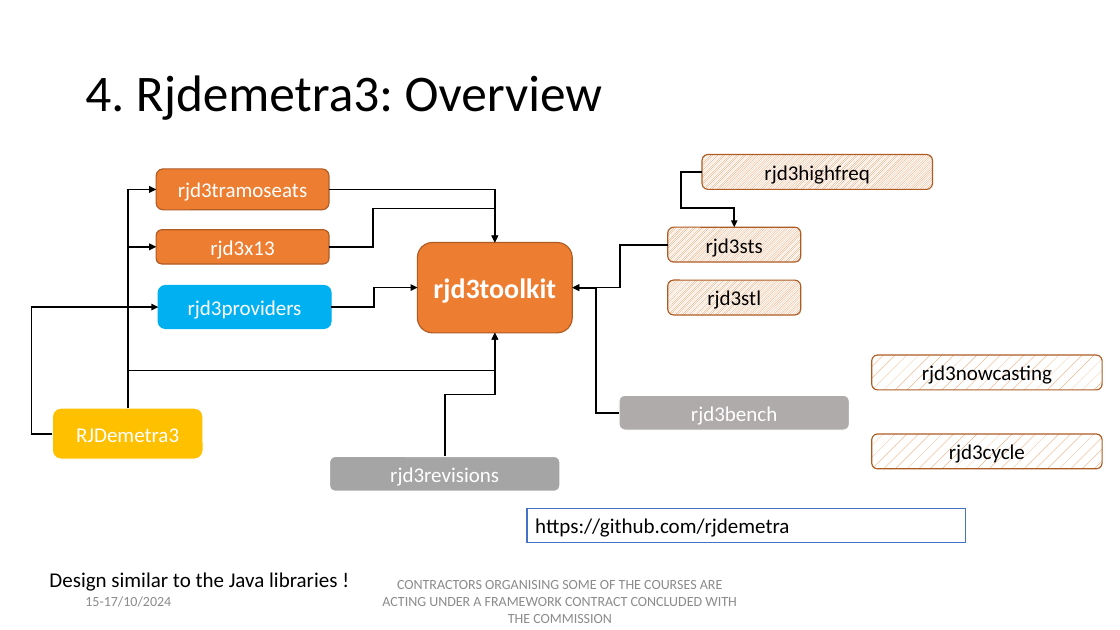
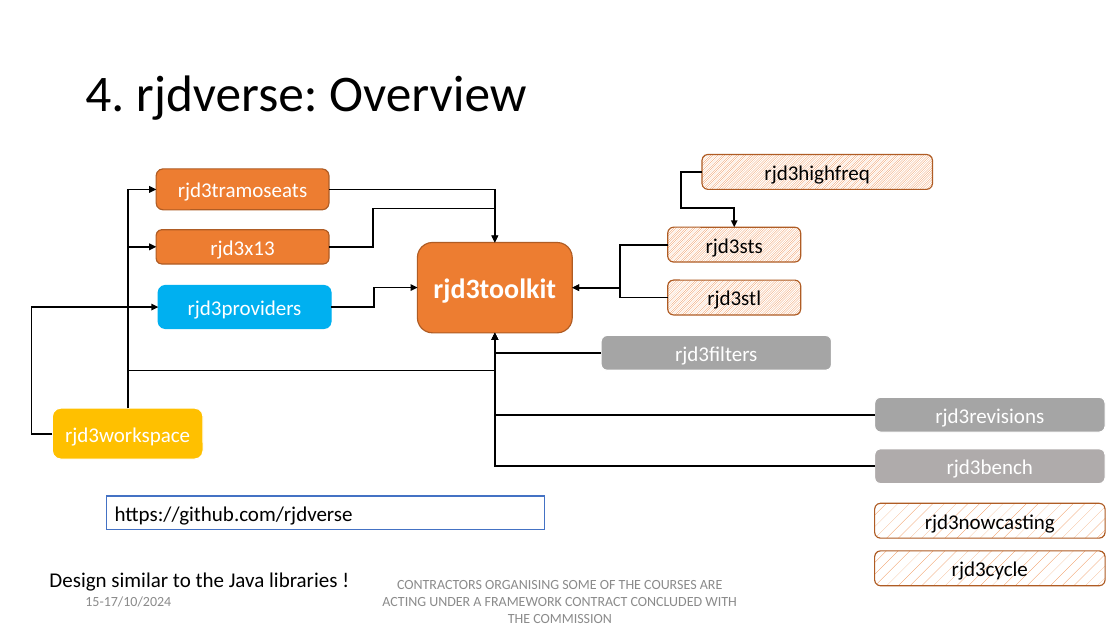
Before and after one commit to palatej/ESTP2024, a slide deck: slide 5 of Presentations/1.3 JD+ and R.pptx. Drawn at 1120x630 pixels with LibreOffice and Linux fonts; fonts in the diff are those of the drawing. Boxes give left, top, right and bottom in pixels: in the first picture for what was removed or moved away, otherwise in the second. Text is boxed around its words. In the diff, an @@ line names an element or a change of style, - is before the commit and + after.

```diff
--- a/Presentations/1.3 JD+ and R.pptx
+++ b/Presentations/1.3 JD+ and R.pptx
@@ title at (x1=85, y1=75, x2=526, y2=120): text changed @@
-4. Rjdemetra3: Overview
+4. rjdverse: Overview
@@ elbow arrow added from (668, 297) to (572, 287), #000000 1.5 pt @@
@@ elbow arrow moved from (619, 413) - (572, 287) to (875, 466) - (495, 333) @@
@@ elbow arrow moved from (445, 456) - (495, 333) to (875, 415) - (495, 333) @@
@@ elbow arrow added from (602, 353) to (495, 333), #000000 1.5 pt @@
@@ rounded rectangle added at (x1=602, y1=335, x2=832, y2=371), fill #A5A5A5, outline #FFFFFF 1 pt, 18 pt, text #FFFFFF @@
+rjd3filters
@@ rounded rectangle "rjd3revisions" moved from (x1=329, y1=456, x2=560, y2=492) to (x1=875, y1=397, x2=1105, y2=433) @@
@@ text in rounded rectangle at (x1=65, y1=427, x2=190, y2=446): text changed @@
-RJDemetra3
+rjd3workspace
@@ rounded rectangle "rjd3bench" moved from (x1=619, y1=396, x2=849, y2=431) to (x1=875, y1=449, x2=1105, y2=484) @@
@@ rectangle "https://github.com/rjdverse" moved from (x1=527, y1=509, x2=965, y2=543) to (x1=107, y1=497, x2=545, y2=530) @@
@@ text in rectangle at (x1=115, y1=506, x2=353, y2=525): text changed @@
-https://github.com/rjdemetra
+https://github.com/rjdverse
@@ rounded rectangle "rjd3nowcasting" moved from (x1=872, y1=355, x2=1102, y2=391) to (x1=875, y1=503, x2=1105, y2=539) @@
@@ rounded rectangle "rjd3cycle" moved from (x1=872, y1=434, x2=1102, y2=470) to (x1=875, y1=551, x2=1105, y2=586) @@
```
Also in this commit, not shown: 7 other slides changed, 12 other files.
